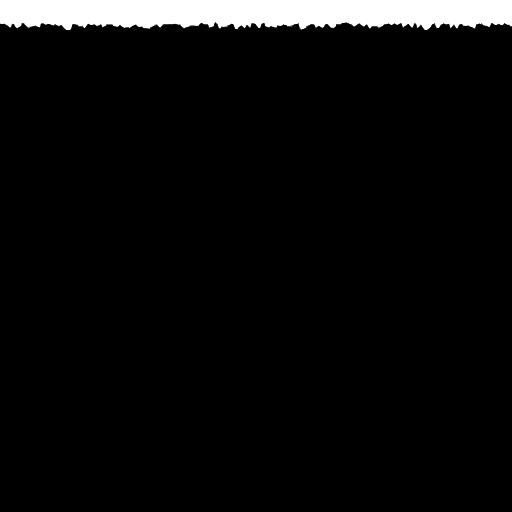
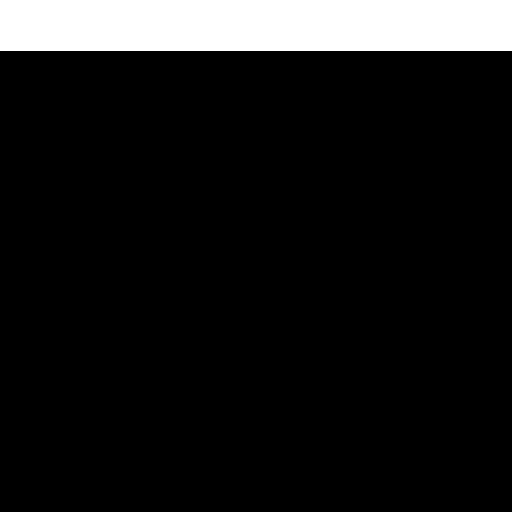
Two versions of the same layered image (512px x 512px). Layer-by-layer changes:
hid "Layer 2", painted on it over [0, 22, 512, 51]
